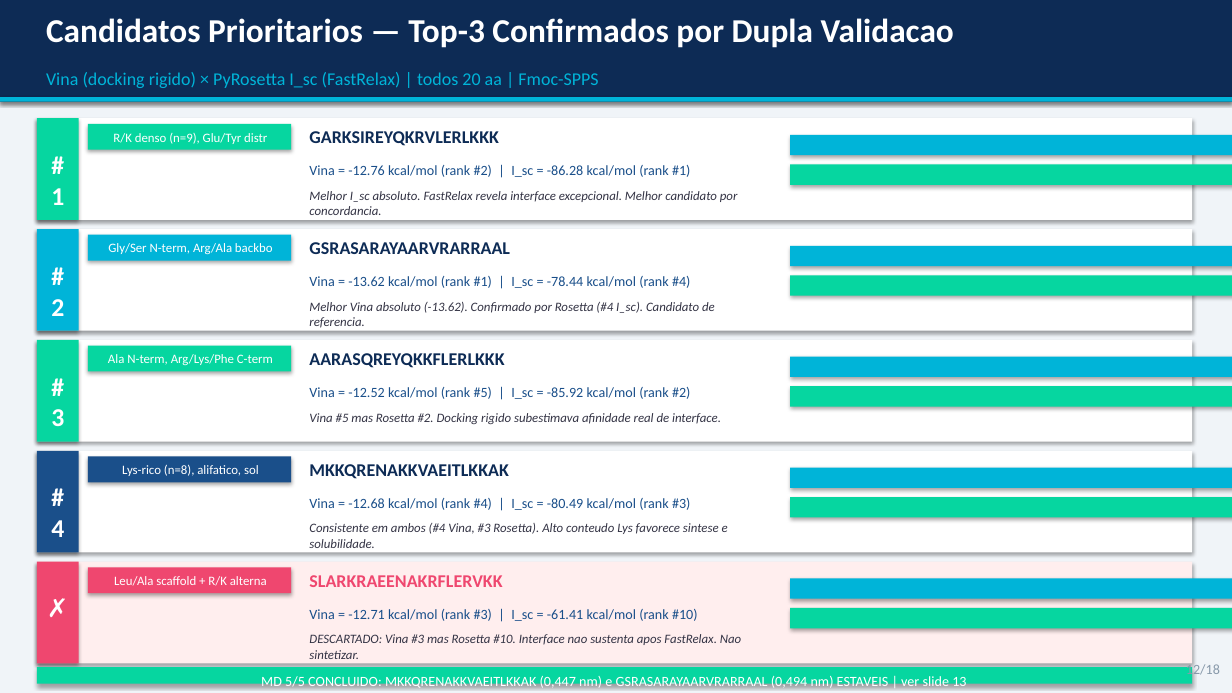
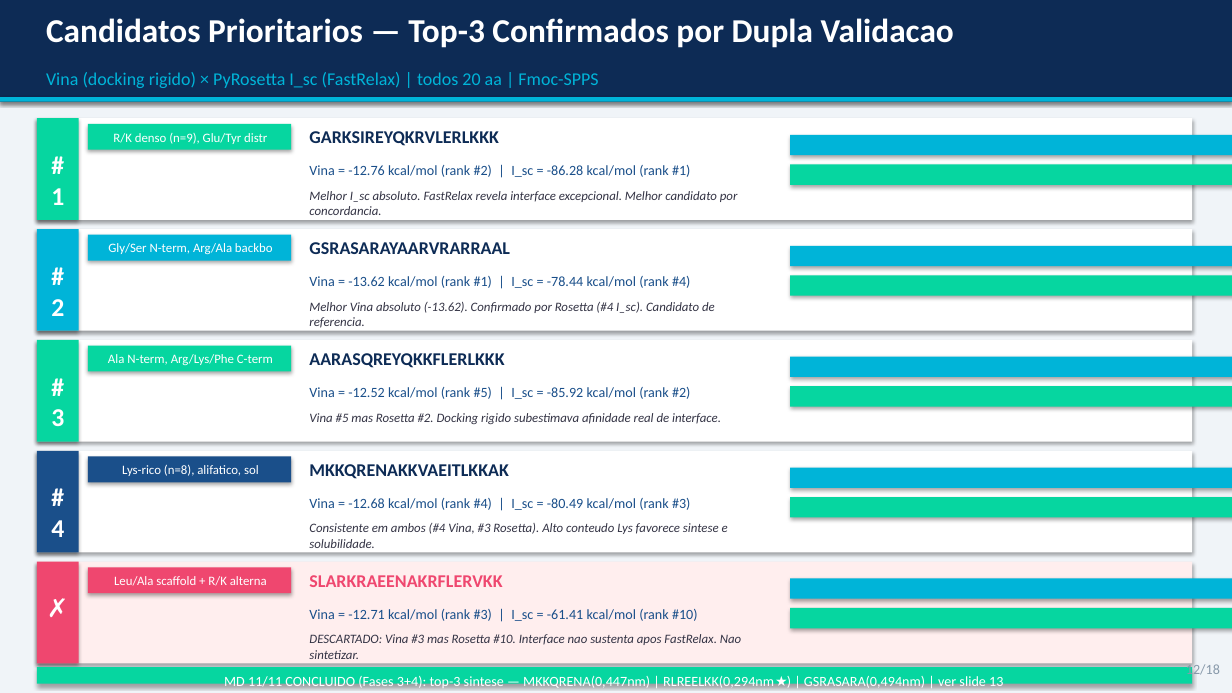
Before and after one commit to eulaliobqi/design-inibidores, a slide deck: slide 12 of apresentacao_design_inibidores.pptx. Drawn at 1232x693 pixels with LibreOffice and Linux fonts; fonts in the diff are those of the drawing. Boxes give left, top, right and bottom in pixels: in the first picture for what was removed or moved away, otherwise in the second. Text is boxed around its words. In the diff, an @@ line names an element or a change of style, - is before the commit and + after.

Commit message:
docs: Fase 4 MD — RLREELKKAEEWLEKRRKEE estável (0,294 nm); top-3 síntese definidos

```diff
--- a/apresentacao_design_inibidores.pptx
+++ b/apresentacao_design_inibidores.pptx
@@ text at bbox=[224, 674, 1003, 690]: text changed @@
-MD 5/5 CONCLUIDO: MKKQRENAKKVAEITLKKAK (0,447 nm) e GSRASARAYAARVRARRAAL (0,494 nm) ESTAVEIS | ver slide 13
+MD 11/11 CONCLUIDO (Fases 3+4): top-3 sintese — MKKQRENA(0,447nm) | RLREELKK(0,294nm★) | GSRASARA(0,494nm) | ver slide 13
```
Also in this commit, not shown: 2 other slides changed, 2 other files.
